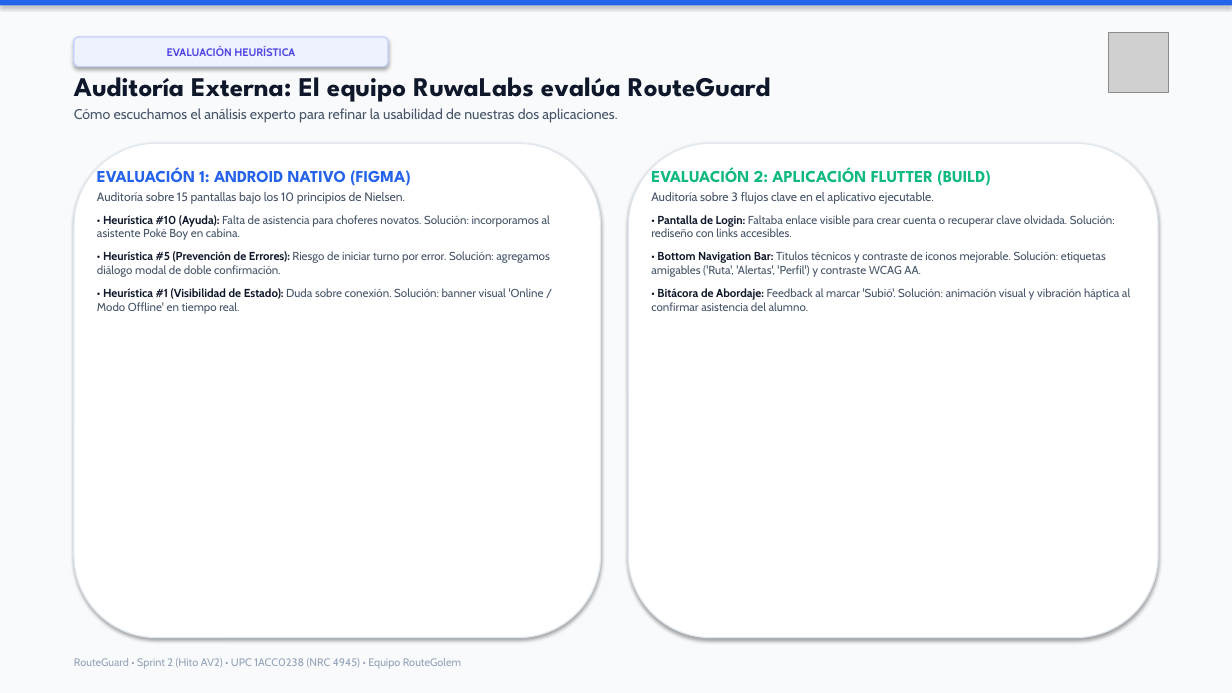
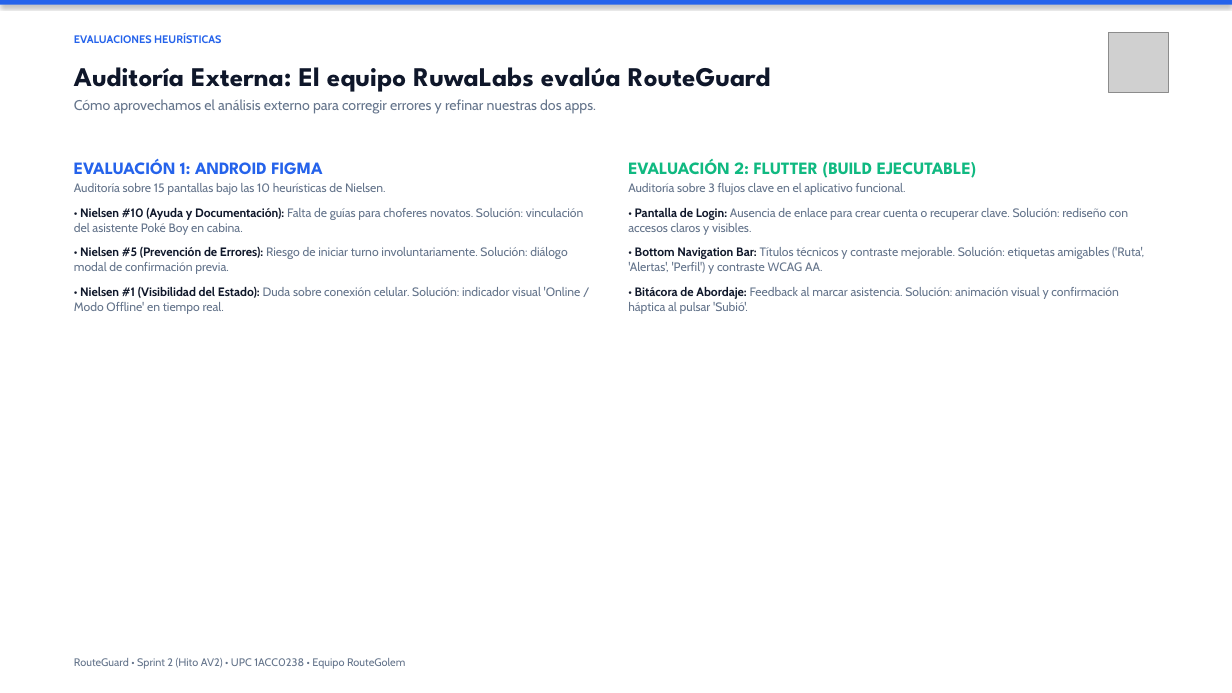
Before and after one commit to upc-pre-202620-1acc0238-4945-routegolem/routeguard-report, a slide deck: slide 12 of RouteGuard_Presentacion_Sprint2_AV2.pptx. Drawn at 1232x693 pixels with LibreOffice and Linux fonts; fonts in the diff are those of the drawing; grey boxes stand for pictures. Boxes give left, top, right and bottom in pixels: in the first picture for what was removed or moved away, otherwise in the second. Text is boxed around its words. In the diff, an @@ line names an element or a change of style, - is before the commit and + after.

Commit message:
style(presentation): remove chunky rounded card wrappers and scale all images to exact fit

```diff
--- a/RouteGuard_Presentacion_Sprint2_AV2.pptx
+++ b/RouteGuard_Presentacion_Sprint2_AV2.pptx
@@ rectangle at box(0, 0, 1232, 693): fill #F8FAFC to #FFFFFF @@
@@ rounded rectangle removed at box(74, 37, 388, 67) @@
-EVALUACIÓN HEURÍSTICA
@@ text added at box(74, 35, 221, 43), 8.5 pt, text #2563EB, bold @@
+EVALUACIONES HEURÍSTICAS
@@ text at box(74, 99, 596, 114): text changed; text colour #475569 to #64748B @@
-Cómo escuchamos el análisis experto para refinar la usabilidad de nuestras dos aplicaciones.
+Cómo aprovechamos el análisis externo para corregir errores y refinar nuestras dos apps.
@@ rounded rectangle removed at box(74, 143, 601, 638) @@
@@ rounded rectangle removed at box(628, 143, 1158, 638) @@
@@ text at box(74, 159, 584, 314): text changed; size 9 to 9.5 pt; text colour #475569 to #64748B @@
-EVALUACIÓN 1: ANDROID NATIVO (FIGMA)
-Auditoría sobre 15 pantallas bajo los 10 principios de Nielsen.
-• Heurística #10 (Ayuda): Falta de asistencia para choferes novatos. Solución: incorporamos al asistente Poké Boy en cabina.
-• Heurística #5 (Prevención de Errores): Riesgo de iniciar turno por error. Solución: agregamos diálogo modal de doble confirmación.
-• Heurística #1 (Visibilidad de Estado): Duda sobre conexión. Solución: banner visual 'Online / Modo Offline' en tiempo real.
+EVALUACIÓN 1: ANDROID FIGMA
+Auditoría sobre 15 pantallas bajo las 10 heurísticas de Nielsen.
+• Nielsen #10 (Ayuda y Documentación): Falta de guías para choferes novatos. Solución: vinculación del asistente Poké Boy en cabina.
+• Nielsen #5 (Prevención de Errores): Riesgo de iniciar turno involuntariamente. Solución: diálogo modal de confirmación previa.
+• Nielsen #1 (Visibilidad del Estado): Duda sobre conexión celular. Solución: indicador visual 'Online / Modo Offline' en tiempo real.
@@ text at box(628, 159, 1144, 314): text changed; size 9 to 9.5 pt; text colour #475569 to #64748B @@
-EVALUACIÓN 2: APLICACIÓN FLUTTER (BUILD)
-Auditoría sobre 3 flujos clave en el aplicativo ejecutable.
-• Pantalla de Login: Faltaba enlace visible para crear cuenta o recuperar clave olvidada. Solución: rediseño con links accesibles.
-• Bottom Navigation Bar: Títulos técnicos y contraste de iconos mejorable. Solución: etiquetas amigables ('Ruta', 'Alertas', 'Perfil') y contraste WCAG AA.
-• Bitácora de Abordaje: Feedback al marcar 'Subió'. Solución: animación visual y vibración háptica al confirmar asistencia del alumno.
+EVALUACIÓN 2: FLUTTER (BUILD EJECUTABLE)
+Auditoría sobre 3 flujos clave en el aplicativo funcional.
+• Pantalla de Login: Ausencia de enlace para crear cuenta o recuperar clave. Solución: rediseño con accesos claros y visibles.
+• Bottom Navigation Bar: Títulos técnicos y contraste mejorable. Solución: etiquetas amigables ('Ruta', 'Alertas', 'Perfil') y contraste WCAG AA.
+• Bitácora de Abordaje: Feedback al marcar asistencia. Solución: animación visual y confirmación háptica al pulsar 'Subió'.
@@ text at box(74, 658, 405, 669): text changed; text colour #94A3B8 to #64748B @@
-RouteGuard • Sprint 2 (Hito AV2) • UPC 1ACC0238 (NRC 4945) • Equipo RouteGolem
+RouteGuard • Sprint 2 (Hito AV2) • UPC 1ACC0238 • Equipo RouteGolem
```
Also in this commit, not shown: 16 other slides changed.
